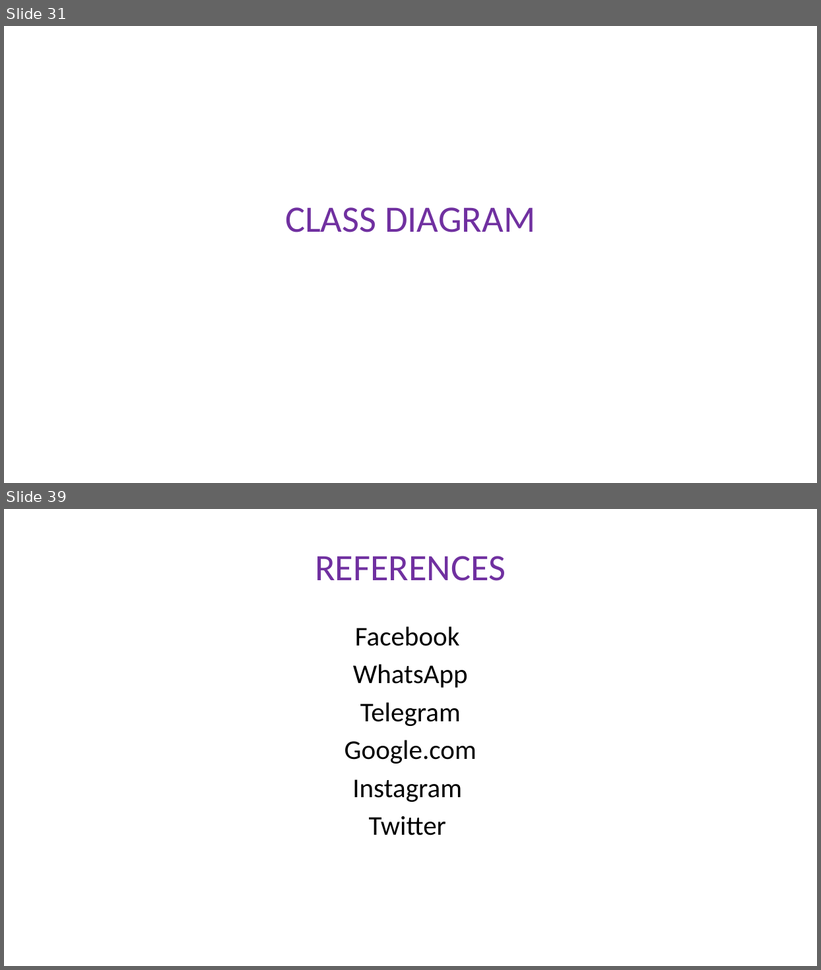
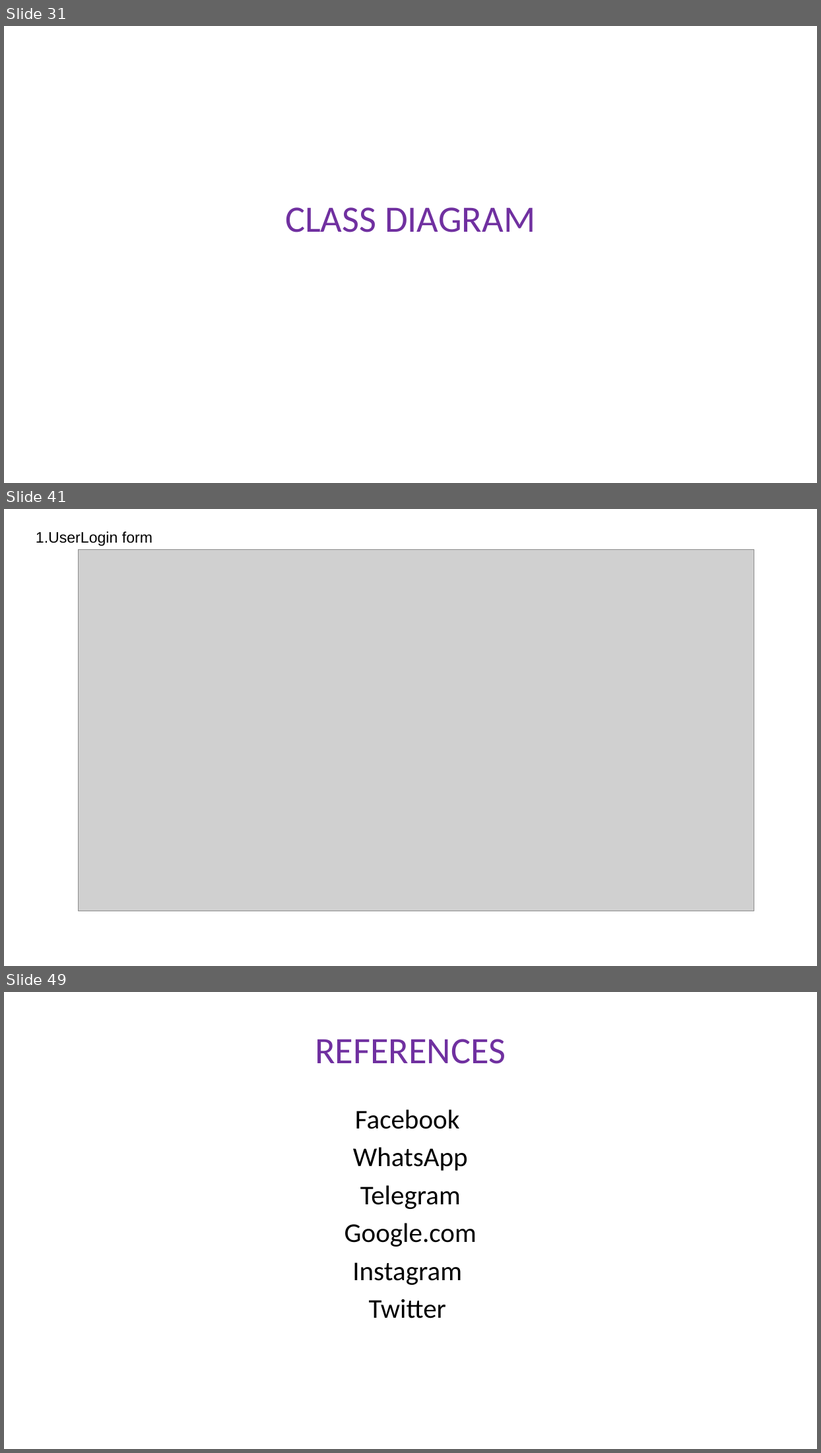
Before and after one commit to gaurangkumar/laravel-social-media, a slide deck: docs/agwis.pptx. Shown one above the other, each under a label of ours: slides 31 and 39 before the commit, slides 31, 41 and 49 after it; the slides between them are not shown. The pictures are 821x970 and 821x1453 pixels, drawn with LibreOffice and Linux fonts; fonts in the diff are those of the drawing; grey boxes stand for pictures. Boxes give left, top, right and bottom in pixels: in the first picture for what was removed or moved away, otherwise in the second. Text is boxed around its words. In the diff, an @@ line names an element or a change of style, - is before the commit and + after.

```diff
--- a/docs/agwis.pptx
+++ b/docs/agwis.pptx
@@ slide 41 added at bbox=[4, 509, 817, 966], background #FFFFFF @@
@@ text added at bbox=[36, 531, 152, 546], 18 pt, text #000000 @@
+1.UserLogin form
@@ picture added at bbox=[79, 549, 755, 911] @@
@@ what was slide 39 is now slide 49 @@
```
Also in this commit, not shown: 6 slides changed, 10 other slides added, 1 slide removed, 1 other file.
